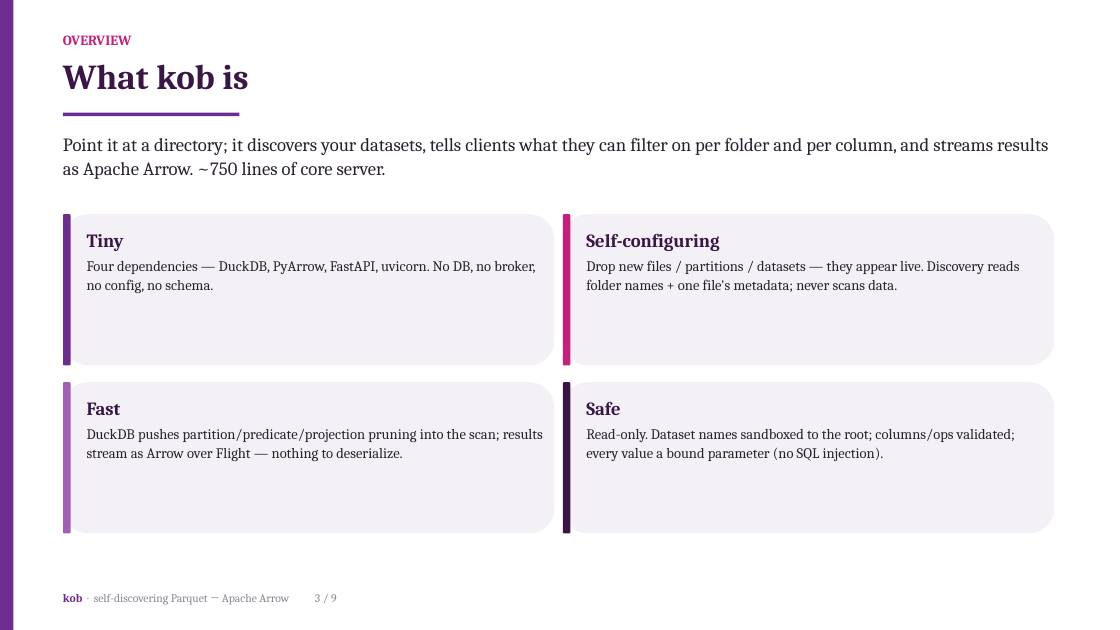
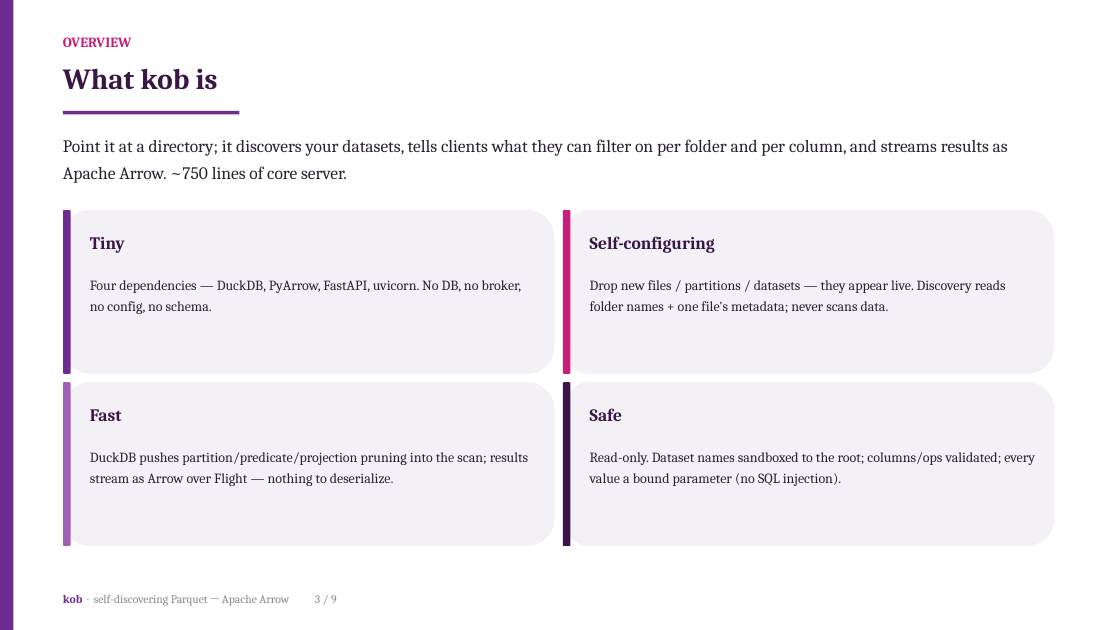
Before and after one commit to iyedexe/kob, a slide deck: slide 3 of presentation/kob.pptx. Drawn at 1120x630 pixels with LibreOffice and Linux fonts; fonts in the diff are those of the drawing. Boxes give left, top, right and bottom in pixels: in the first picture for what was removed or moved away, otherwise in the second. Text is boxed around its words. In the diff, an @@ line names an element or a change of style, - is before the commit and + after.

```diff
--- a/presentation/kob.pptx
+++ b/presentation/kob.pptx
@@ text "OVERVIEW" at (63,37,132,47): line spacing 1.05 to 1.18 @@
@@ text "What kob is" at (63,68,218,90): size 30 to 25 pt; line spacing 1.05 to 1.18 @@
@@ text "Point it at a directory; ..." at (63,139,1008,183): size 16 to 15 pt; line spacing 1.1 to 1.25 @@
@@ rounded rectangle: place and size @@
-rounded rectangle at (63,214,555,365)
+rounded rectangle at (63,210,555,374)
@@ rounded rectangle: place and size @@
-rounded rectangle at (63,214,71,365)
+rounded rectangle at (63,210,71,374)
@@ text at (87,234,124,251): paragraph removed @@
-Tiny
@@ text added at (90,237,125,253), 15 pt, text #3A1647, bold @@
+Tiny
@@ rounded rectangle: place and size @@
-rounded rectangle at (563,214,1054,365)
+rounded rectangle at (563,210,1054,374)
@@ rounded rectangle: place and size @@
-rounded rectangle at (563,214,571,365)
+rounded rectangle at (563,210,571,374)
@@ text at (586,233,719,251): paragraph removed @@
-Self-configuring
@@ text added at (590,236,715,253), 15 pt, text #3A1647, bold @@
+Self-configuring
@@ text "Four dependencies — DuckDB, PyArrow, ...": place and size @@
-text "Four dependencies — DuckDB, PyArrow, ..." at (87,234,535,293)
+text "Four dependencies — DuckDB, PyArrow, ..." at (90,280,522,314)
@@ size 12.5 to 12 pt; line spacing 1.08 to 1.25 in 4 elements at (90,280,522,314), (590,452,1035,486), (90,452,528,486), (590,280,1006,313) @@
@@ text "Drop new files / partitions ...": place and size @@
-text "Drop new files / partitions ..." at (586,233,1019,292)
+text "Drop new files / partitions ..." at (590,280,1006,313)
@@ rounded rectangle: place and size @@
-rounded rectangle at (63,382,555,534)
+rounded rectangle at (63,382,555,546)
@@ rounded rectangle: place and size @@
-rounded rectangle at (63,382,71,534)
+rounded rectangle at (63,382,71,546)
@@ rounded rectangle: place and size @@
-rounded rectangle at (563,382,1054,534)
+rounded rectangle at (563,382,1054,546)
@@ rounded rectangle: place and size @@
-rounded rectangle at (563,382,571,534)
+rounded rectangle at (563,382,571,546)
@@ text at (87,402,121,415): paragraph removed @@
-Fast
@@ text added at (90,409,122,421), 15 pt, text #3A1647, bold @@
+Fast
@@ text at (586,402,620,415): paragraph removed @@
-Safe
@@ text added at (590,408,622,421), 15 pt, text #3A1647, bold @@
+Safe
@@ text "DuckDB pushes partition/predicate/projection pruning into ...": place and size @@
-text "DuckDB pushes partition/predicate/projection pruning into ..." at (87,402,543,461)
+text "DuckDB pushes partition/predicate/projection pruning into ..." at (90,452,528,486)
@@ text "Read-only. Dataset names sandboxed to ...": place and size @@
-text "Read-only. Dataset names sandboxed to ..." at (586,402,1015,461)
+text "Read-only. Dataset names sandboxed to ..." at (590,452,1035,486)
```
Also in this commit, not shown: 8 other slides changed, 1 other file.
